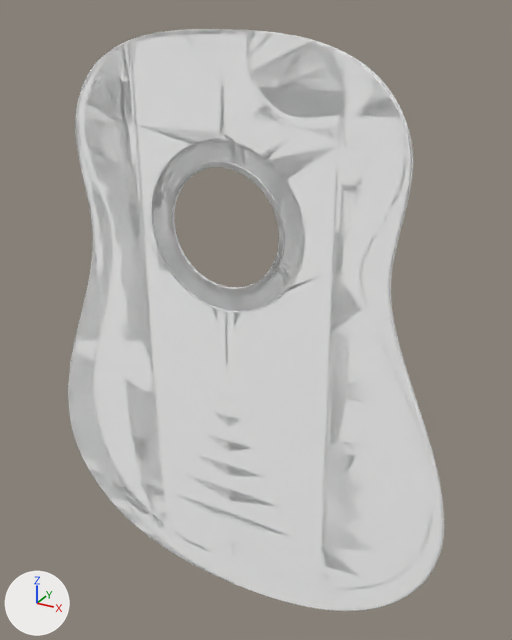
One commit to the glTF model apps/common/public/Soundboard_Collection.glb: the scene before it, then after it.
Both versions are drawn from a camera (50 mm lens) standing at (0.279, -0.455, 0.157) and looking at (0.014, 0.027, -0.084). The axes (+X, +Y, +Z) are drawn at lower left. The lights are the same throughout. Where no turn or scale is listed for an object, it has been applied to the vertices.

Script lines for the objects in view, before the commit:
```python
ob_body_soundboard = bpy.data.objects.new('Body_Soundboard', me_body_soundboard)
ob_body_soundboard.location = (0.0, 0.0, 0.0)
ob_body_soundboard_001 = bpy.data.objects.new('Body_Soundboard.001', me_body_soundboard_001)
ob_body_soundboard_001.location = (0.0, 0.0, 0.0)
ob_body_soundboard_arm_bevel = bpy.data.objects.new('Body_Soundboard_Arm_Bevel', me_body_soundboard_arm_bevel)
ob_body_soundboard_arm_bevel.location = (0.0, 0.0, 0.0)
ob_body_soundboard_arm_bevel_001 = bpy.data.objects.new('Body_Soundboard_Arm_Bevel.001', me_body_soundboard_arm_bevel_001)
ob_body_soundboard_arm_bevel_001.location = (0.0, 0.0, 0.0)
ob_body_soundboard_arm_bevel_cutaway_florentine = bpy.data.objects.new('Body_Soundboard_Arm_Bevel_Cutaway_Florentine', me_body_soundboard_arm_bevel_cutaway_florentine)
ob_body_soundboard_arm_bevel_cutaway_florentine.location = (0.0, 0.0, 0.0)
ob_body_soundboard_arm_bevel_cutaway_venetian = bpy.data.objects.new('Body_Soundboard_Arm_Bevel_Cutaway_Venetian', me_body_soundboard_arm_bevel_cutaway_venetian)
ob_body_soundboard_arm_bevel_cutaway_venetian.location = (0.0, 0.0, 0.0)
ob_body_soundboard_florentine_cutaway = bpy.data.objects.new('Body_Soundboard_Florentine_Cutaway', me_body_soundboard_florentine_cutaway)
ob_body_soundboard_florentine_cutaway.location = (0.0, 0.0, 0.0)
ob_body_soundboard_venetian_cutaway = bpy.data.objects.new('Body_Soundboard_Venetian_Cutaway', me_body_soundboard_venetian_cutaway)
ob_body_soundboard_venetian_cutaway.location = (0.0, 0.0, 0.0)
ob_body_soundboard_venetian_cutaway_001 = bpy.data.objects.new('Body_Soundboard_Venetian_Cutaway.001', me_body_soundboard_venetian_cutaway_001)
ob_body_soundboard_venetian_cutaway_001.location = (0.0, 0.0, 0.0)
# also in view: 'Body_Soundboard_Arm_Bevel_Cutaway_Florentine.001' at (0.014, 0.005, -0.097); 'Body_Soundboard_Arm_Bevel_Cutaway_Venetian.001' at (0.014, 0.005, -0.097); 'Body_Soundboard_Florentine_Cutaway.001' at (0.0, 0.005, -0.097)
```
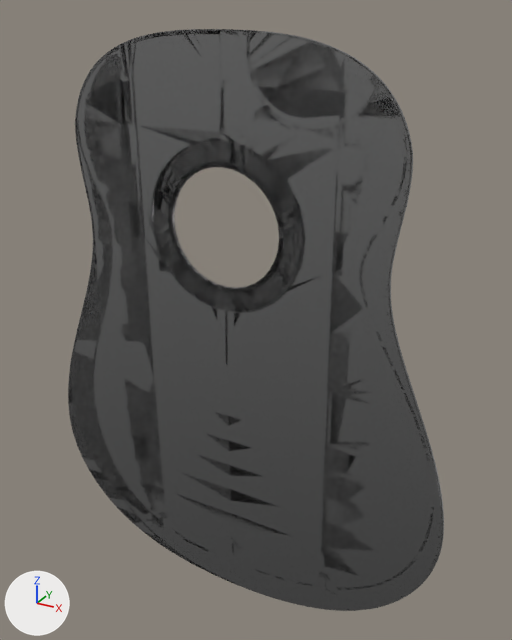
Diff of the bpy script that builds the scene:
```diff
--- a/apps/common/public/Soundboard_Collection.glb.py
+++ b/apps/common/public/Soundboard_Collection.glb.py
@@ me_body_soundboard @@
 me_body_soundboard.from_pydata(...)  # 764 vertices, 1528 faces; spans x -0.194..0.194, y 0.0..0.011, z -0.366..0.144
-me_body_soundboard.materials.append(mat_wood_1)  # white #ffffff
+me_body_soundboard.materials.append(mat_f_65bd7fdb5623499090684e407f8d7914_019)  # grey #a0a0a0
@@ me_body_soundboard_venetian_cutaway @@
 me_body_soundboard_venetian_cutaway.from_pydata(...)  # 794 vertices, 1588 faces; spans x -0.194..0.194, y 0.0..0.011, z -0.366..0.144
-me_body_soundboard_venetian_cutaway.materials.append(mat_wood_1)  # white #ffffff
+me_body_soundboard_venetian_cutaway.materials.append(mat_f_65bd7fdb5623499090684e407f8d7914_019)  # grey #a0a0a0
@@ me_body_soundboard_florentine_cutaway @@
 me_body_soundboard_florentine_cutaway.from_pydata(...)  # 1211 vertices, 2446 faces; spans x -0.194..0.194, y 0.0..0.011, z -0.366..0.144
-me_body_soundboard_florentine_cutaway.materials.append(mat_wood_1)  # white #ffffff
+me_body_soundboard_florentine_cutaway.materials.append(mat_f_65bd7fdb5623499090684e407f8d7914_019)  # grey #a0a0a0
@@ me_body_soundboard_arm_bevel @@
 me_body_soundboard_arm_bevel.from_pydata(...)  # 764 vertices, 1528 faces; spans x -0.166..0.194, y 0.0..0.011, z -0.366..0.144
-me_body_soundboard_arm_bevel.materials.append(mat_wood_1)  # white #ffffff
+me_body_soundboard_arm_bevel.materials.append(mat_f_65bd7fdb5623499090684e407f8d7914_019)  # grey #a0a0a0
@@ me_body_soundboard_arm_bevel_cutaway_venetian @@
 me_body_soundboard_arm_bevel_cutaway_venetian.from_pydata(...)  # 786 vertices, 1572 faces; spans x -0.164..0.192, y 0.0..0.011, z -0.364..0.142
-me_body_soundboard_arm_bevel_cutaway_venetian.materials.append(mat_wood_1)  # white #ffffff
+me_body_soundboard_arm_bevel_cutaway_venetian.materials.append(mat_f_65bd7fdb5623499090684e407f8d7914_019)  # grey #a0a0a0
@@ me_body_soundboard_arm_bevel_cutaway_florentine @@
 me_body_soundboard_arm_bevel_cutaway_florentine.from_pydata(...)  # 818 vertices, 1636 faces; spans x -0.166..0.194, y 0.0..0.011, z -0.366..0.144
-me_body_soundboard_arm_bevel_cutaway_florentine.materials.append(mat_wood_1)  # white #ffffff
+me_body_soundboard_arm_bevel_cutaway_florentine.materials.append(mat_f_65bd7fdb5623499090684e407f8d7914_019)  # grey #a0a0a0
@@ me_body_soundboard_001 @@
 me_body_soundboard_001.from_pydata(...)  # 806 vertices, 1612 faces; spans x -0.186..0.186, y 0.0..0.009, z -0.338..0.144
-me_body_soundboard_001.materials.append(mat_wood_1)  # white #ffffff
+me_body_soundboard_001.materials.append(mat_f_4badc62c50264b3da51c5b6cabea8284_019)  # grey #a0a0a0
@@ me_body_soundboard_venetian_cutaway_001 @@
 me_body_soundboard_venetian_cutaway_001.from_pydata(...)  # 826 vertices, 1652 faces; spans x -0.186..0.186, y 0.0..0.009, z -0.338..0.144
-me_body_soundboard_venetian_cutaway_001.materials.append(mat_wood_1)  # white #ffffff
+me_body_soundboard_venetian_cutaway_001.materials.append(mat_f_4badc62c50264b3da51c5b6cabea8284_019)  # grey #a0a0a0
@@ me_body_soundboard_florentine_cutaway_001 @@
 me_body_soundboard_florentine_cutaway_001.from_pydata(...)  # 1222 vertices, 2468 faces; spans x -0.186..0.186, y 0.0..0.009, z -0.338..0.144
-me_body_soundboard_florentine_cutaway_001.materials.append(mat_wood_1)  # white #ffffff
+me_body_soundboard_florentine_cutaway_001.materials.append(mat_f_4badc62c50264b3da51c5b6cabea8284_019)  # grey #a0a0a0
@@ me_body_soundboard_arm_bevel_001 @@
 me_body_soundboard_arm_bevel_001.from_pydata(...)  # 788 vertices, 1576 faces; spans x -0.157..0.186, y 0.0..0.009, z -0.338..0.144
-me_body_soundboard_arm_bevel_001.materials.append(mat_wood_1)  # white #ffffff
+me_body_soundboard_arm_bevel_001.materials.append(mat_f_4badc62c50264b3da51c5b6cabea8284_019)  # grey #a0a0a0
@@ me_body_soundboard_arm_bevel_cutaway_venetian_001 @@
 me_body_soundboard_arm_bevel_cutaway_venetian_001.from_pydata(...)  # 810 vertices, 1620 faces; spans x -0.155..0.184, y 0.0..0.009, z -0.336..0.142
-me_body_soundboard_arm_bevel_cutaway_venetian_001.materials.append(mat_wood_1)  # white #ffffff
+me_body_soundboard_arm_bevel_cutaway_venetian_001.materials.append(mat_f_4badc62c50264b3da51c5b6cabea8284_019)  # grey #a0a0a0
@@ me_body_soundboard_arm_bevel_cutaway_florentine_001 @@
 me_body_soundboard_arm_bevel_cutaway_florentine_001.from_pydata(...)  # 806 vertices, 1612 faces; spans x -0.157..0.186, y 0.0..0.009, z -0.338..0.144
-me_body_soundboard_arm_bevel_cutaway_florentine_001.materials.append(mat_wood_1)  # white #ffffff
+me_body_soundboard_arm_bevel_cutaway_florentine_001.materials.append(mat_f_4badc62c50264b3da51c5b6cabea8284_019)  # grey #a0a0a0
```

What differs and where, as boxes (x1, y1, x2, y2) in the pictures (512 x 640 px):
'Body_Soundboard_Arm_Bevel_Cutaway_Venetian.001', recoloured (white to grey)
    both: (79, 34, 431, 588)
'Body_Soundboard_Florentine_Cutaway.001', recoloured
    both: (71, 47, 434, 590)
'Body_Soundboard_Arm_Bevel_Cutaway_Venetian', recoloured
    both: (77, 34, 439, 609)
'Body_Soundboard_Venetian_Cutaway.001', recoloured
    both: (71, 29, 434, 590)
'Body_Soundboard_Arm_Bevel_Cutaway_Florentine.001', recoloured
    both: (77, 29, 432, 590)
'Body_Soundboard.001', recoloured
    both: (78, 30, 434, 590)
'Body_Soundboard_Venetian_Cutaway', recoloured
    both: (68, 29, 444, 611)
'Body_Soundboard_Arm_Bevel', recoloured
    both: (78, 30, 444, 611)
'Body_Soundboard_Arm_Bevel.001', recoloured
    both: (87, 30, 433, 590)
'Body_Soundboard', recoloured
    both: (68, 29, 444, 611)
'Body_Soundboard_Florentine_Cutaway', recoloured
    both: (68, 29, 444, 611)
'Body_Soundboard_Arm_Bevel_Cutaway_Florentine', recoloured
    both: (76, 29, 444, 611)
